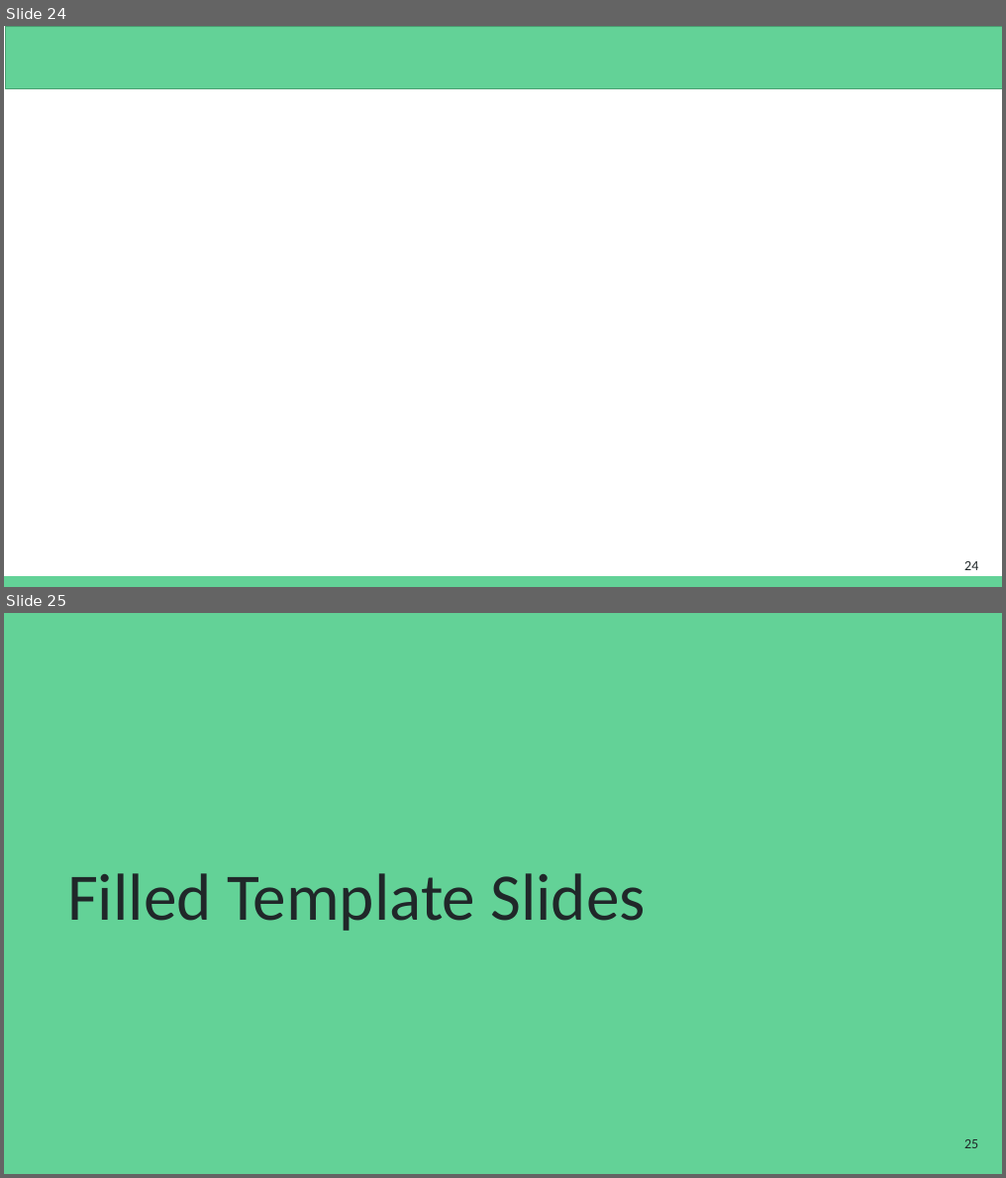
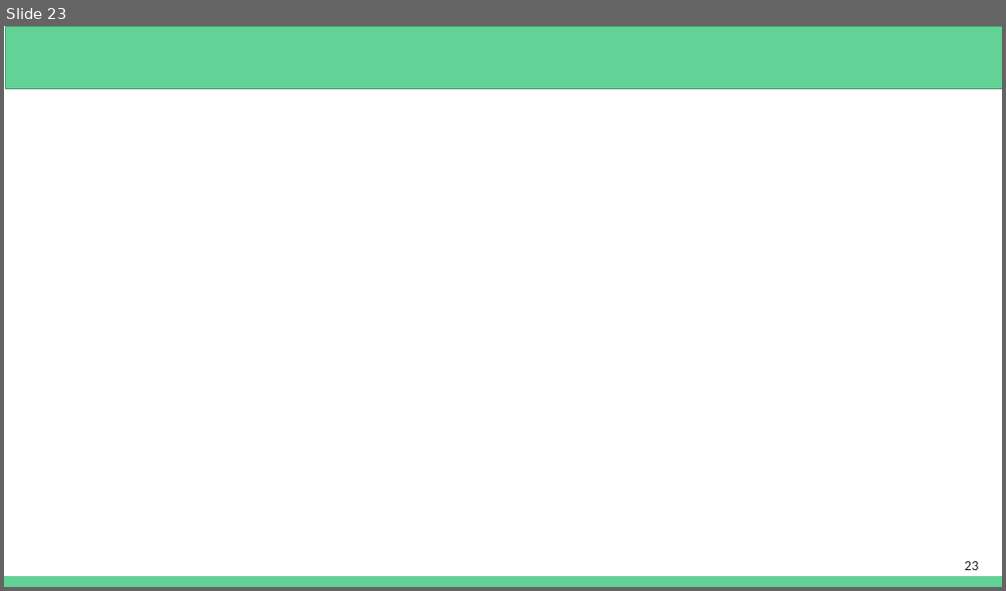
Before and after one commit to Prajwal-Prathiksh/ddp-thesis, a slide deck: report/DDP Stage I - 2022.pptx. Shown one above the other, each under a label of ours: slides 24 and 25 before the commit, slide 23 after it. The pictures are 1006x1178 and 1006x591 pixels, drawn with LibreOffice and Linux fonts; fonts in the diff are those of the drawing. Boxes give left, top, right and bottom in pixels: in the first picture for what was removed or moved away, otherwise in the second. Text is boxed around its words. In the diff, an @@ line names an element or a change of style, - is before the commit and + after.

```diff
--- a/report/DDP Stage I - 2022.pptx
+++ b/report/DDP Stage I - 2022.pptx
@@ slide 25 removed at <box>4,613,1002,1174</box>, background #63D297 @@
@@ title removed at <box>67,873,646,931</box> @@
-Filled Template Slides
@@ page number removed at <box>964,1140,978,1149</box> @@
-25
@@ what was slide 24 is now slide 23 @@
@@ page number at <box>964,562,978,570</box>: text changed @@
-24
+23
```
Also in this commit, not shown: 5 slides changed, 3 slides added, 6 other slides removed.
